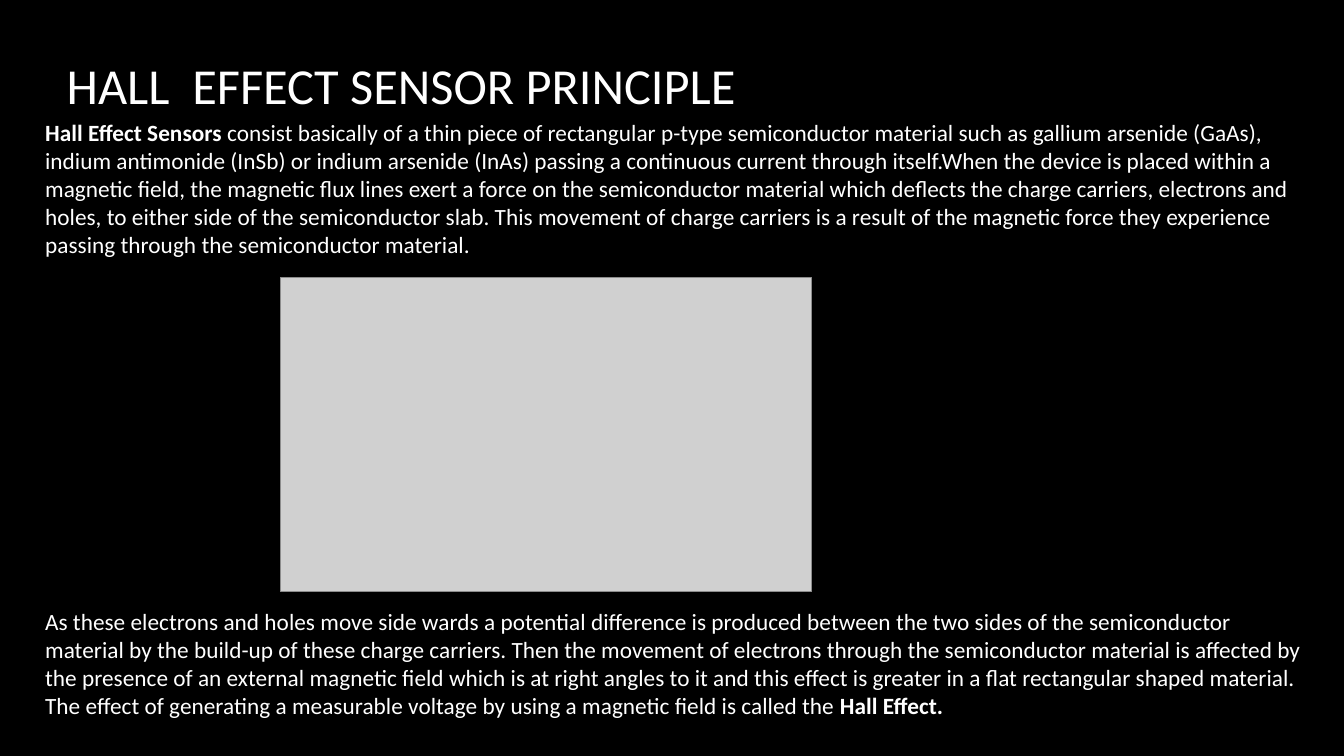
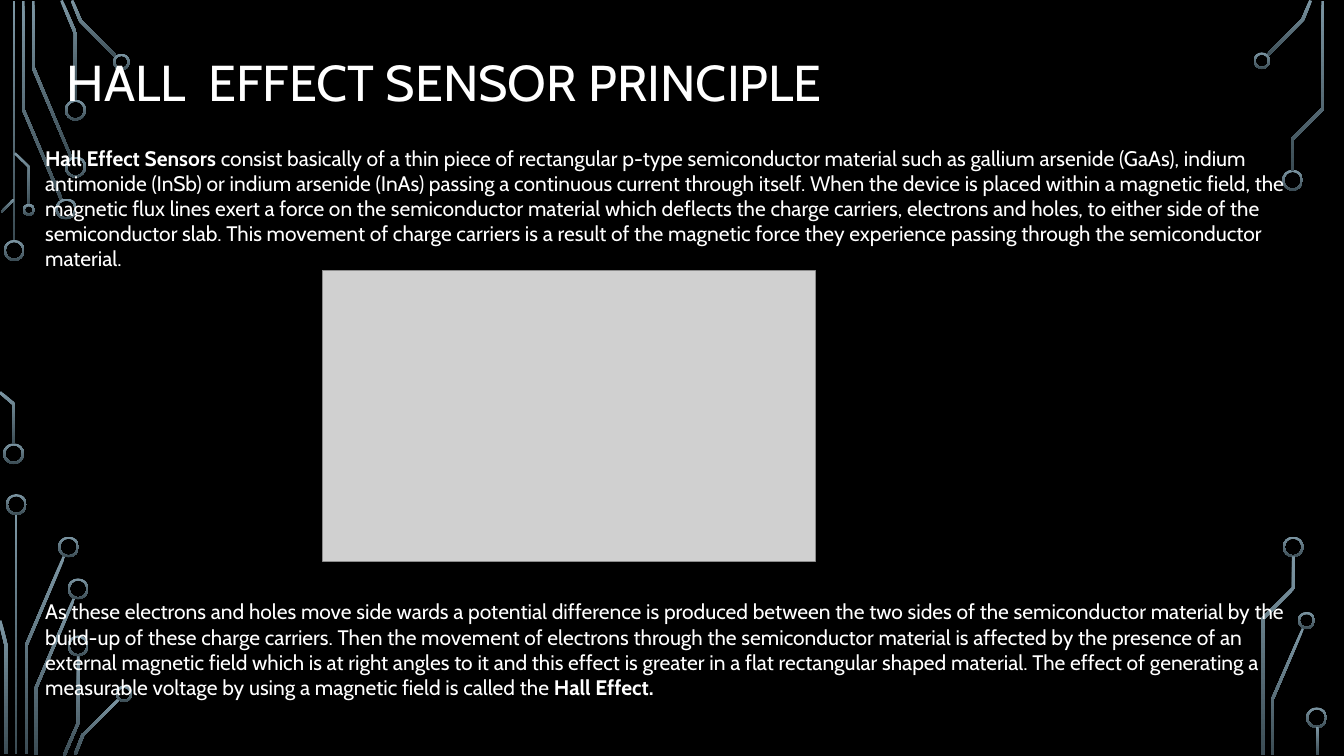
Before and after one commit to Saishivareddy/Smart-Metal-Detection, a slide deck: slide 8 of smart METAL Detector.pptx. Drawn at 1344x756 pixels with LibreOffice and Linux fonts; fonts in the diff are those of the drawing; grey boxes stand for pictures; background and template pictures are left out. Boxes give left, top, right and bottom in pixels: in the first picture for what was removed or moved away, otherwise in the second. Text is boxed around its words. In the diff, an @@ line names an element or a change of style, - is before the commit and + after.

Commit message:
FINAL PPT

```diff
--- a/smart METAL Detector.pptx
+++ b/smart METAL Detector.pptx
@@ title "HALL EFFECT SENSOR PRINCIPLE" at bbox=[67, 58, 821, 111]: font Calibri to Cabin; line spacing 1 to 0.9 @@
@@ text "Hall Effect Sensors consist basically ..." at bbox=[45, 148, 1284, 701]: vertical alignment middle to top @@
@@ text at bbox=[45, 148, 1284, 267]: text changed; size 16.6 to 15 pt; font Calibri to Cabin @@
-Hall Effect Sensors consist basically of a thin piece of rectangular p-type semiconductor material such as gallium arsenide (GaAs), indium antimonide (InSb) or indium arsenide (InAs) passing a continuous current through itself.When the device is placed within a magnetic field, the magnetic flux lines exert a force on the semiconductor material which deflects the charge carriers, electrons and holes, to either side of the semiconductor slab. This movement of charge carriers is a result of the magnetic force they experience passing through the semiconductor material.
+Hall Effect Sensors consist basically of a thin piece of rectangular p-type semiconductor material such as gallium arsenide (GaAs), indium antimonide (InSb) or indium arsenide (InAs) passing a continuous current through itself. When the device is placed within a magnetic field, the magnetic flux lines exert a force on the semiconductor material which deflects the charge carriers, electrons and holes, to either side of the semiconductor slab. This movement of charge carriers is a result of the magnetic force they experience passing through the semiconductor material.
@@ picture: place and size @@
-picture at bbox=[280, 277, 812, 592]
+picture at bbox=[323, 270, 815, 562]
@@ text at bbox=[45, 602, 1284, 701]: size 16.6 to 15 pt, font Calibri to Cabin in "As these electrons and holes move side ..." @@
@@ group added at bbox=[0, 0, 1328, 756]: 33 freeform shapes, 3 rectangles @@
```
Also in this commit, not shown: 9 other slides changed, 10 slides added, 2 slides removed.
